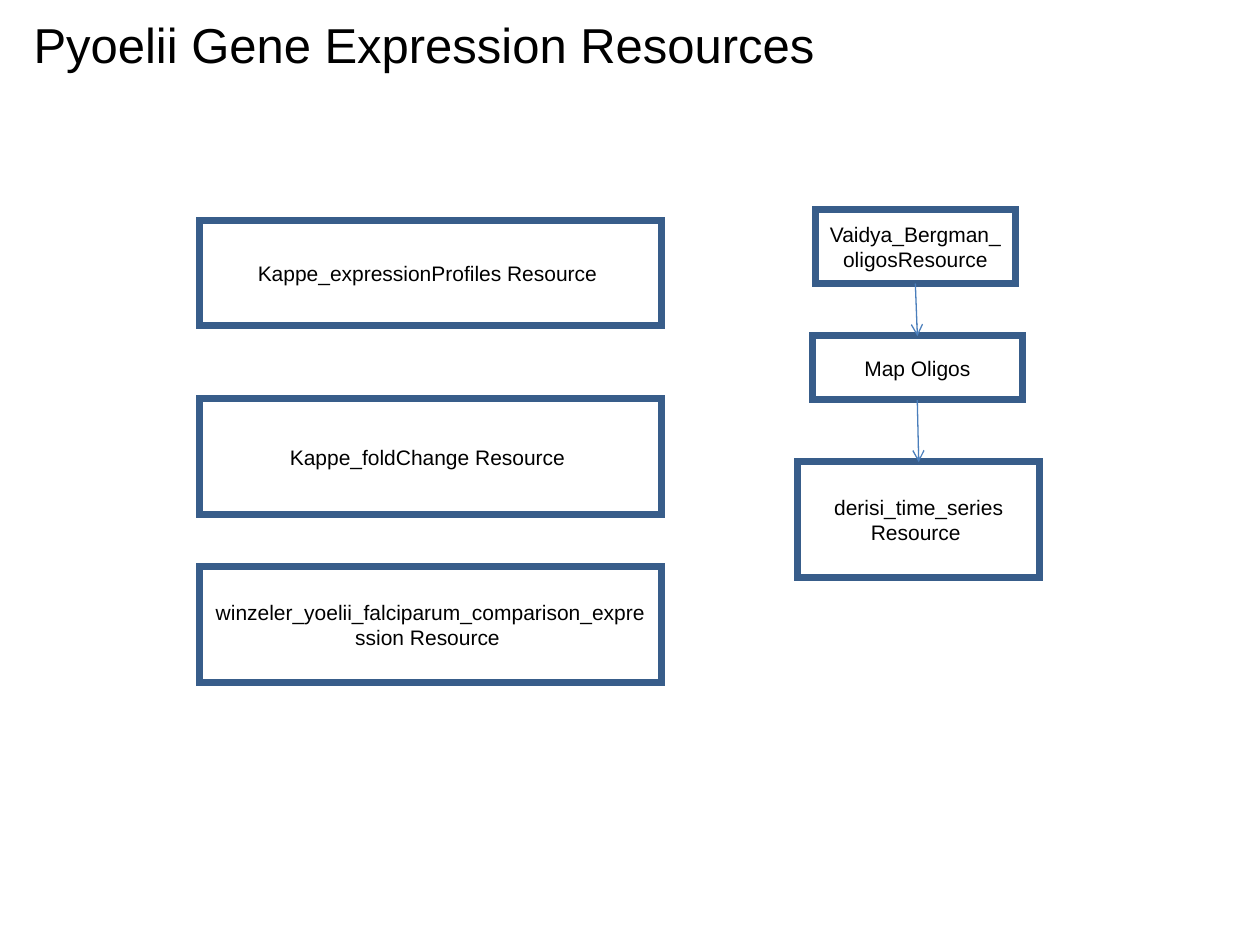
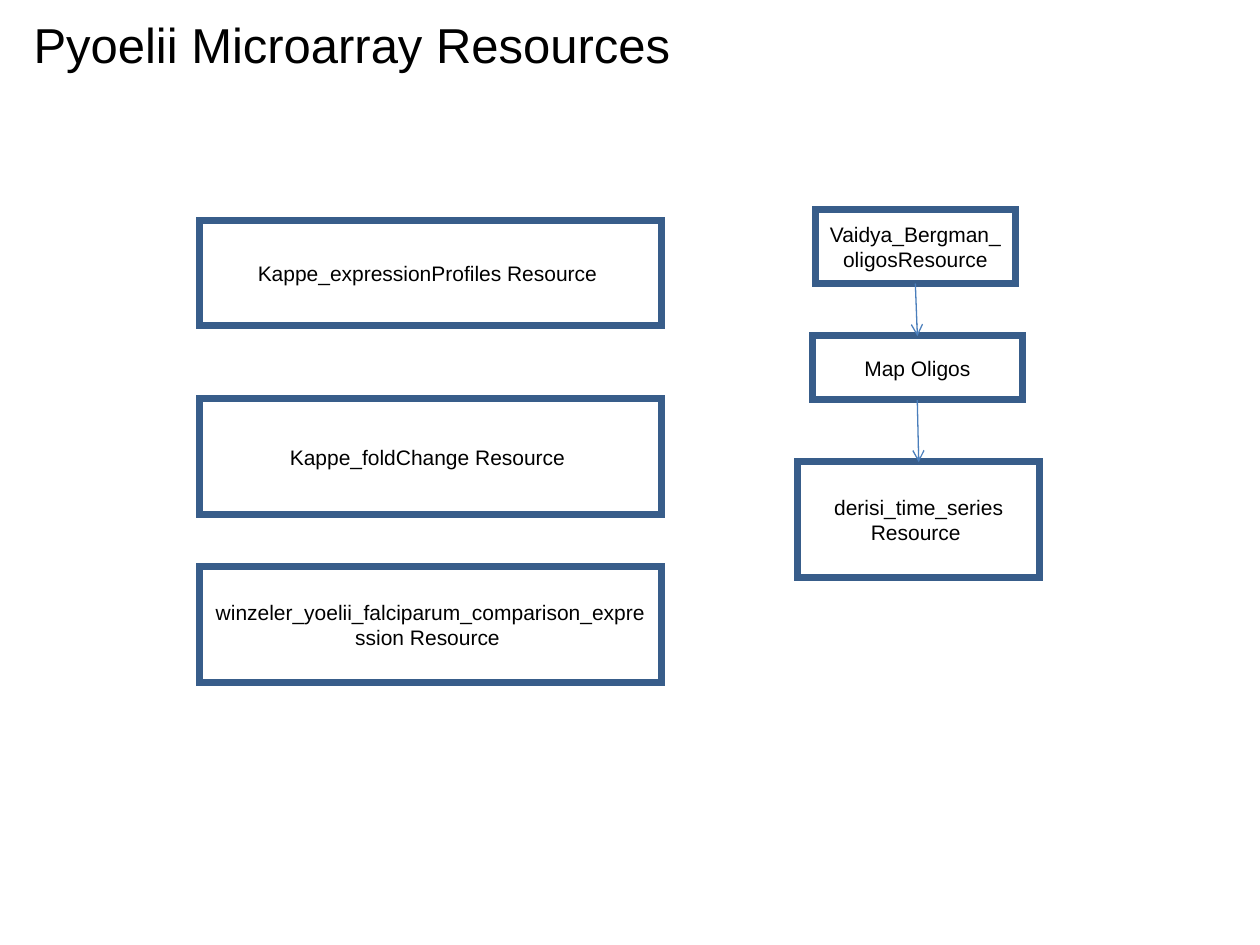
Before and after one commit to VEuPathDB/ApiCommonWorkflow, a slide deck: slide 38 of Main/doc/IntegratedWorkflow.ppt (slide 45 before the commit). Drawn at 1260x945 pixels with LibreOffice and Linux fonts; fonts in the diff are those of the drawing. Boxes give left, top, right and bottom in pixels: in the first picture for what was removed or moved away, otherwise in the second. Text is boxed around its words. In the diff, an @@ line names an element or a change of style, - is before the commit and + after.

```diff
--- a/Main/doc/IntegratedWorkflow.ppt
+++ b/Main/doc/IntegratedWorkflow.ppt
@@ title at (34, 27, 670, 73): text changed @@
-Pyoelii Gene Expression Resources
+Pyoelii Microarray Resources
```
Also in this commit, not shown: 7 other slides changed, 1 slide removed.
